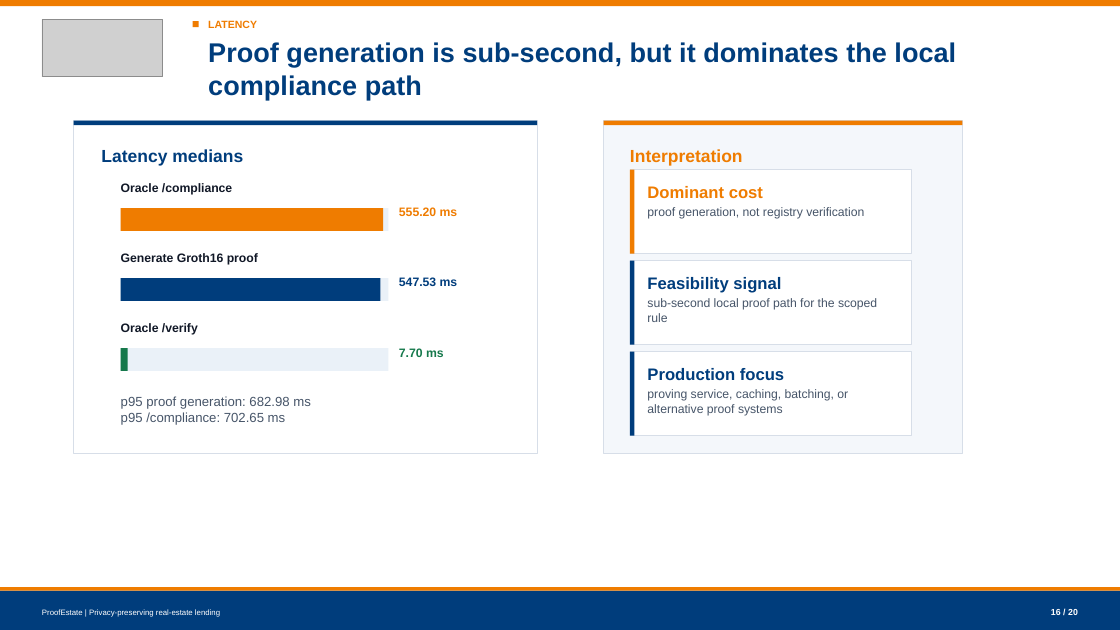
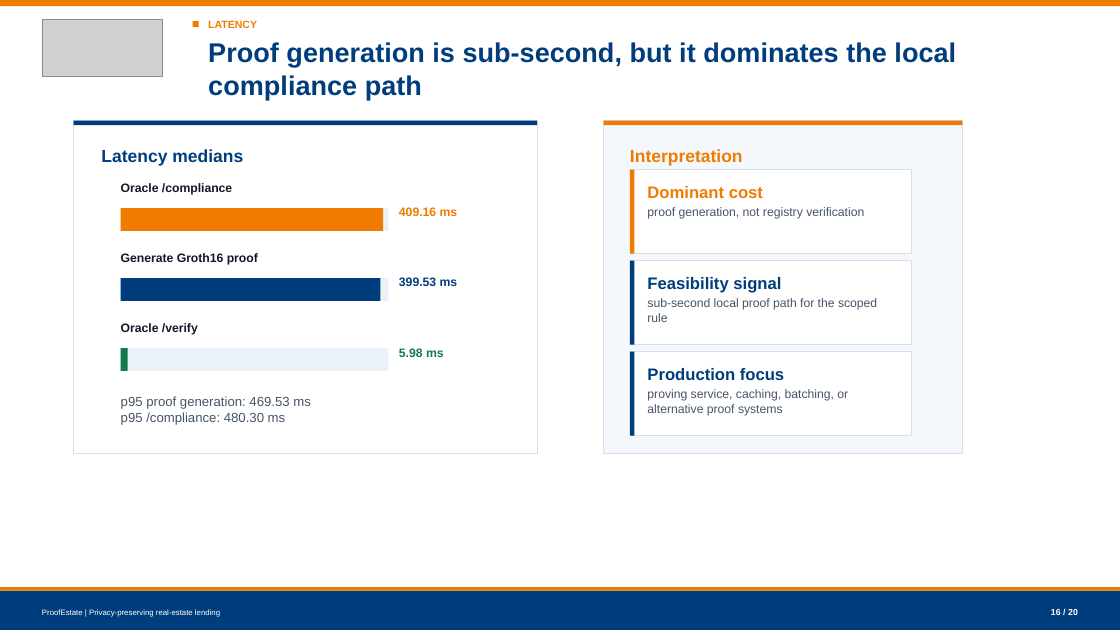
Before and after one commit to Alan42x/proofestate, a slide deck: slide 16 of slides/proofestate-nus-defense-presentation.pptx. Drawn at 1120x630 pixels with LibreOffice and Linux fonts; fonts in the diff are those of the drawing; grey boxes stand for pictures. Boxes give left, top, right and bottom in pixels: in the first picture for what was removed or moved away, otherwise in the second. Text is boxed around its words. In the diff, an @@ line names an element or a change of style, - is before the commit and + after.

```diff
--- a/slides/proofestate-nus-defense-presentation.pptx
+++ b/slides/proofestate-nus-defense-presentation.pptx
@@ text at box(399, 207, 458, 216): text changed @@
-555.20 ms
+409.16 ms
@@ text at box(399, 277, 458, 286): text changed @@
-547.53 ms
+399.53 ms
@@ text at box(399, 348, 444, 357): text changed @@
-7.70 ms
+5.98 ms
@@ text at box(121, 396, 311, 425): text changed @@
-p95 proof generation: 682.98 ms
-p95 /compliance: 702.65 ms
+p95 proof generation: 469.53 ms
+p95 /compliance: 480.30 ms
```
Also in this commit, not shown: 3 other slides changed, 21 other files.
